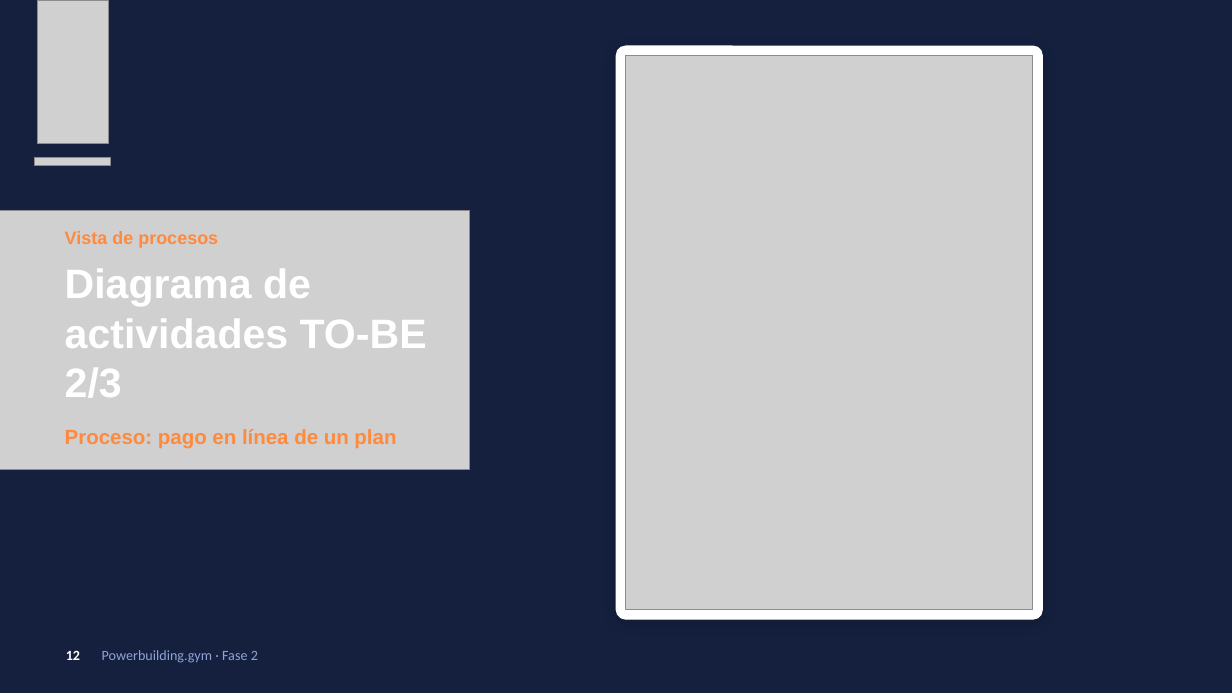
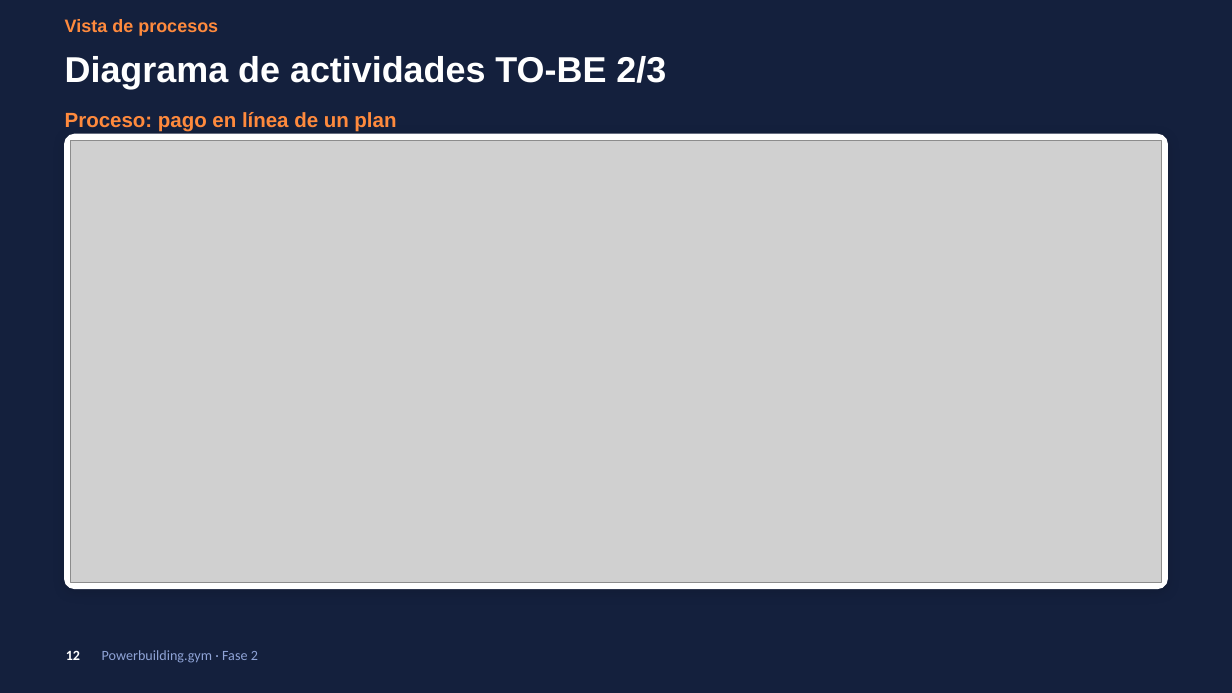
Before and after one commit to zalak3t/Powerbuilding.gym, a slide deck: slide 12 of FASE-2/Documentacion Asignatura PTY4614/Powerbuilding_gym_Presentacion_Fase_2 (1).pptx. Drawn at 1232x693 pixels with LibreOffice and Linux fonts; fonts in the diff are those of the drawing; grey boxes stand for pictures; background and template pictures are left out. Boxes give left, top, right and bottom in pixels: in the first picture for what was removed or moved away, otherwise in the second. Text is boxed around its words. In the diff, an @@ line names an element or a change of style, - is before the commit and + after.

```diff
--- a/FASE-2/Documentacion Asignatura PTY4614/Powerbuilding_gym_Presentacion_Fase_2 (1).pptx
+++ b/FASE-2/Documentacion Asignatura PTY4614/Powerbuilding_gym_Presentacion_Fase_2 (1).pptx
@@ picture removed at [38, 0, 108, 143] @@
@@ title "Vista de procesos": place and size @@
-title "Vista de procesos" at [65, 231, 427, 449]
+title "Vista de procesos" at [65, 19, 666, 132]
@@ title at [65, 56, 666, 89]: size 32 to 28 pt in "Diagrama de actividades TO-BE 2/3" @@
@@ picture removed at [626, 55, 1033, 610] @@
@@ rounded rectangle: place and size @@
-rounded rectangle at [616, 46, 1043, 619]
+rounded rectangle at [65, 134, 1167, 589]
@@ picture added at [71, 140, 1162, 582] @@
@@ picture removed at [35, 158, 111, 165] @@
@@ picture removed at [0, 211, 470, 470] @@
```
Also in this commit, not shown: 5 other slides changed, 2 other files.
